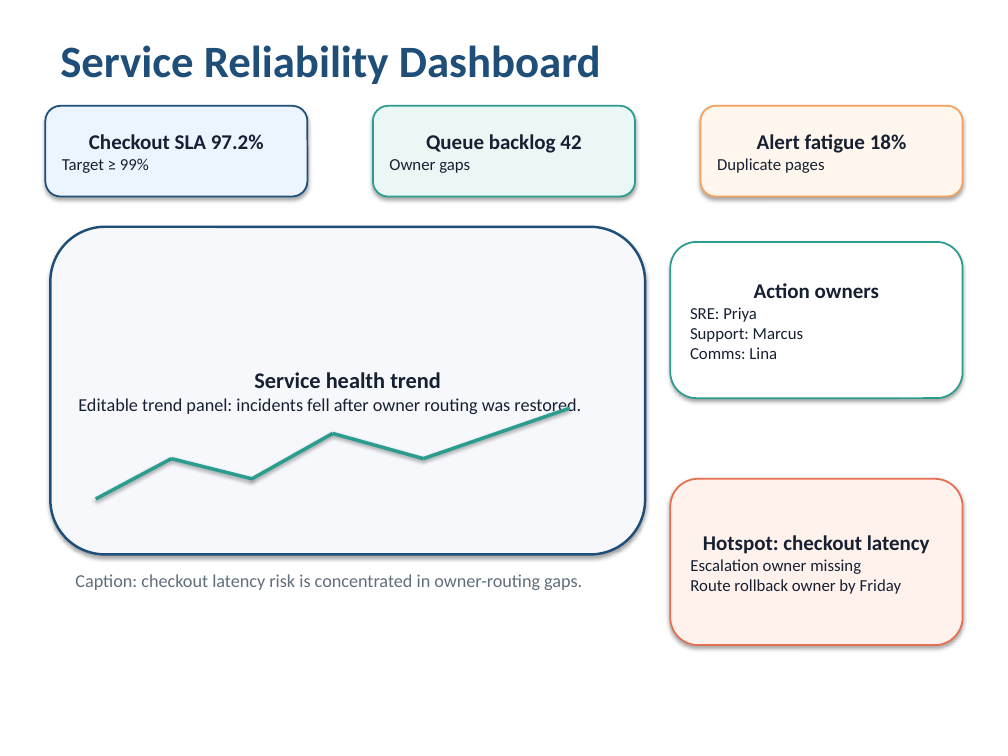
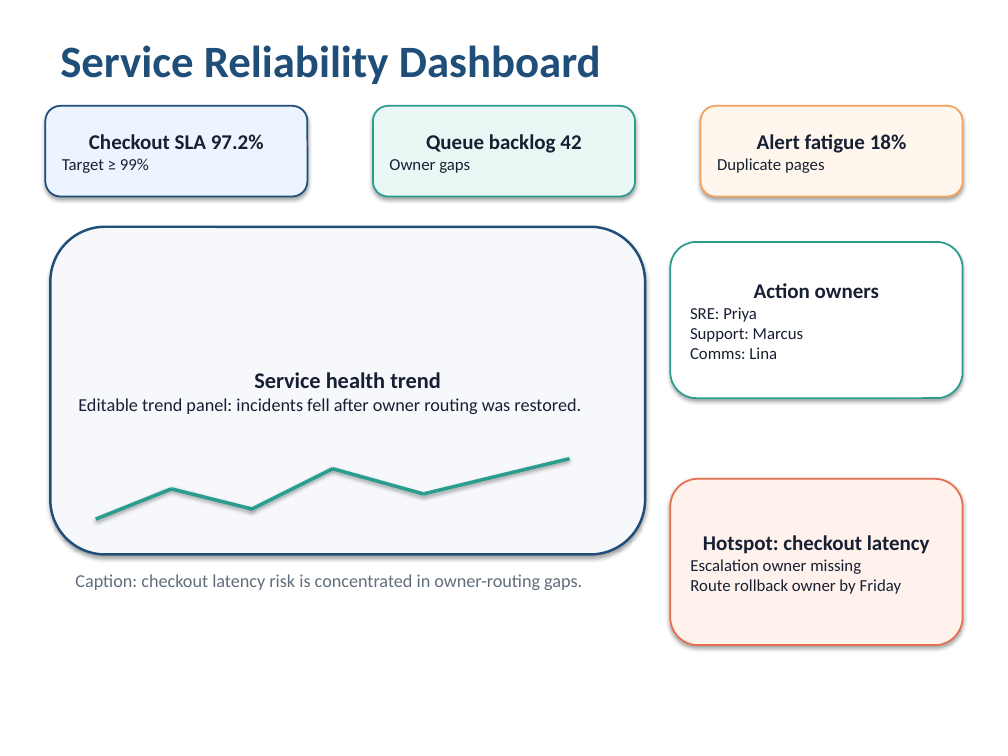
Before and after one commit to PJH6029/cuif, a slide deck: slide 2 of poc/tasks/annotated_layout_repair_deck/artifacts/gold/final.pptx. Drawn at 1008x756 pixels with LibreOffice and Linux fonts; fonts in the diff are those of the drawing. Boxes give left, top, right and bottom in pixels: in the first picture for what was removed or moved away, otherwise in the second. Text is boxed around its words. In the diff, an @@ line names an element or a change of style, - is before the commit and + after.

```diff
--- a/poc/tasks/annotated_layout_repair_deck/artifacts/gold/final.pptx
+++ b/poc/tasks/annotated_layout_repair_deck/artifacts/gold/final.pptx
@@ line moved from (252, 479) - (333, 433) to (252, 509) - (333, 469) @@
@@ line moved from (333, 433) - (423, 459) to (333, 469) - (423, 494) @@
@@ line moved from (423, 459) - (570, 408) to (423, 494) - (570, 459) @@
@@ line moved from (96, 499) - (171, 459) to (96, 519) - (171, 489) @@
@@ line moved from (171, 459) - (252, 479) to (171, 489) - (252, 509) @@
```
Also in this commit, not shown: 15 other files.
